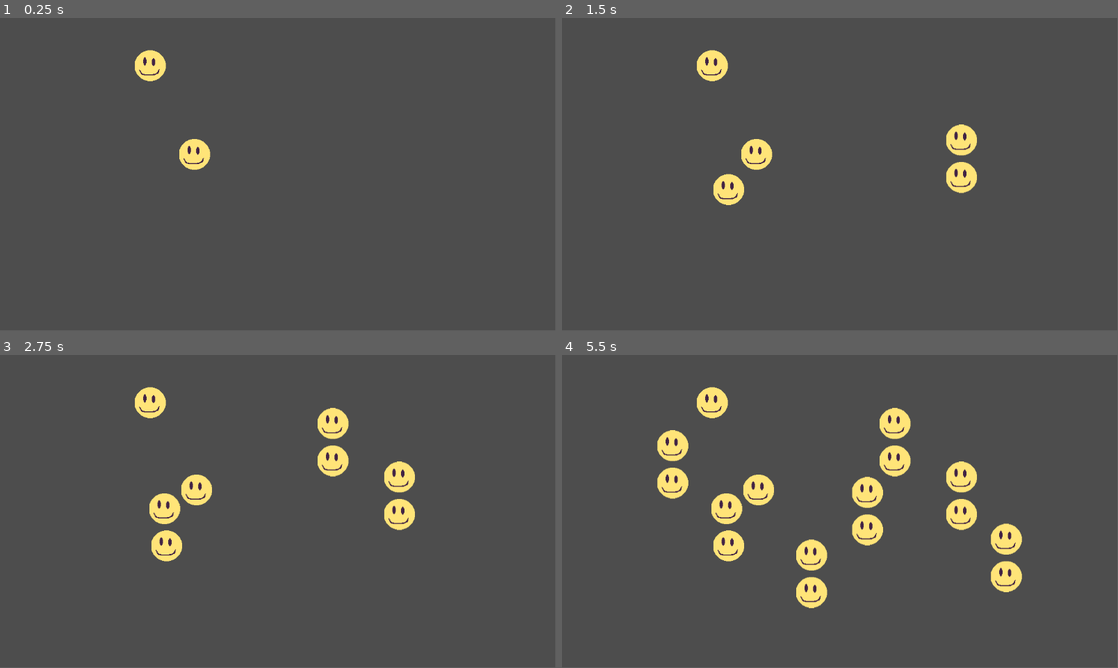
Above: before the commit, frames 1-4 (two rows, left to right).
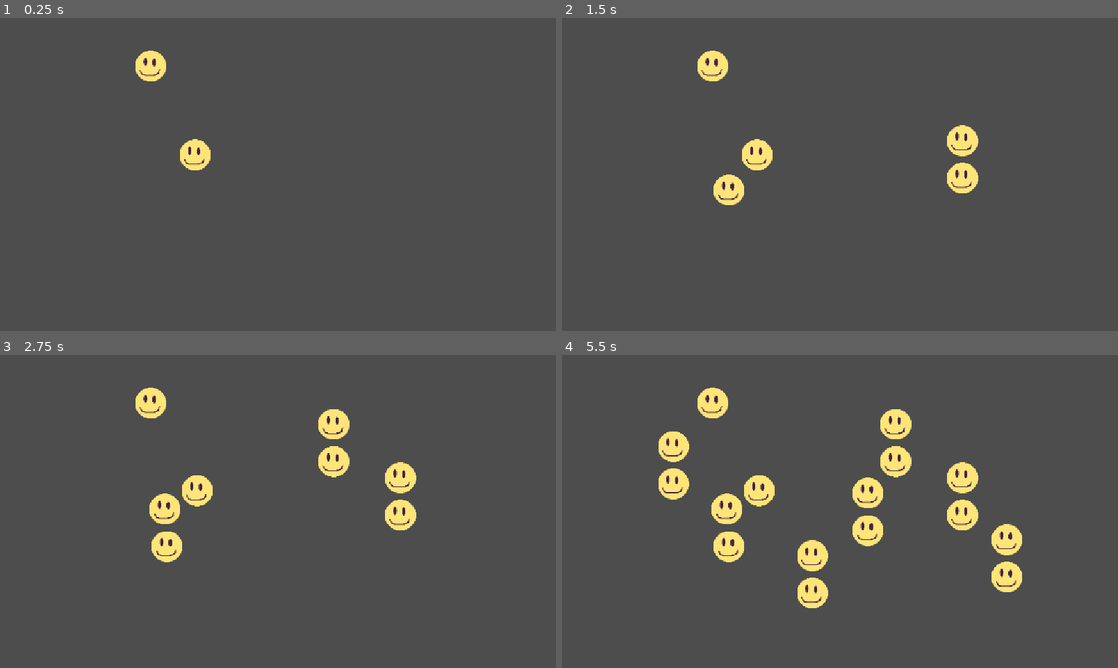
Above: after the commit, the same moments.

Repository: rmkubik/chain-reaction
Game: Godot game, scene res://main.tscn
Two runs of this game, one before a commit and one after it. Both use one fixed random seed, a clock stepped at 60 frames per second and the inputs below.
Inputs (mouse positions are in pixels of both pictures, inside the frame that each line leads up to):
- Up to frame 1 (0.25 s): no input
- Up to frame 2 (1.5 s): tap Enter at 0.5 s; move the mouse to (962, 158) at 0.52 s; click (962, 158) at 0.67 s; tap Space at 1.25 s; move the mouse to (728, 190) at 1.27 s; click (728, 190) at 1.42 s
- Up to frame 3 (2.75 s): tap Enter at 2 s; move the mouse to (333, 442) at 2.02 s; click (333, 442) at 2.17 s
- Up to frame 4 (5.5 s): tap Space at 2.75, 4.25 s; move the mouse to (812, 574) at 2.77 s; click (812, 574) at 2.92 s; tap Enter at 3.5 s; move the mouse to (1006, 558) at 3.52 s; click (1006, 558) at 3.67 s; move the mouse to (673, 464) at 4.27 s; click (673, 464) at 4.42 s; move the mouse to (867, 511) at 5.02 s; click (867, 511) at 5.17 s
In our replay, the window is 799x449 before the commit and 800x450 after it. These sizes can differ from the game's own. Grey fills any space a smaller window leaves; there, only what the larger window draws over its background counts as a difference.

The runs differ from the first frame. In frame 1, 0.2% of the frame differs, in the area x 24-38%, y 10-49%; in frame 2, 0.5%; in frame 3, 0.9%; in frame 4, 1.8%, in the area x 17-83%, y 10-81%.

Commit message:
Resize canvas

Diff:
--- a/create_on_click.gd
+++ b/create_on_click.gd
@@ -3,13 +3,14 @@
 func _init():
 	print("Hello, world!")
 
-func _unhandled_input(event):
+func _unhandled_input(event: InputEvent):
 	if event is InputEventKey:
 		if event.pressed and event.keycode == KEY_ESCAPE:
 			get_tree().quit()
 	if event is InputEventMouseButton:
-		if event.button_index == MOUSE_BUTTON_LEFT:
+		var inputEventMouseButton: InputEventMouseButton = event as InputEventMouseButton
+		if inputEventMouseButton.button_index == MOUSE_BUTTON_LEFT:
 			var smiley: Node2D = load("res://smiley.tscn").instantiate()
 			add_child(smiley)
-			smiley.position.x = (event as InputEventMouseButton).position.x
-			smiley.position.y = (event as InputEventMouseButton).position.y
+			smiley.position.x = inputEventMouseButton.position.x
+			smiley.position.y = inputEventMouseButton.position.y
--- a/project.godot
+++ b/project.godot
@@ -15,6 +15,11 @@
 config/features=PackedStringArray("4.4", "GL Compatibility")
 config/icon="res://icon.svg"
 
+[display]
+
+window/stretch/mode="canvas_items"
+window/stretch/aspect="keep_height"
+
 [rendering]
 
 renderer/rendering_method="gl_compatibility"
